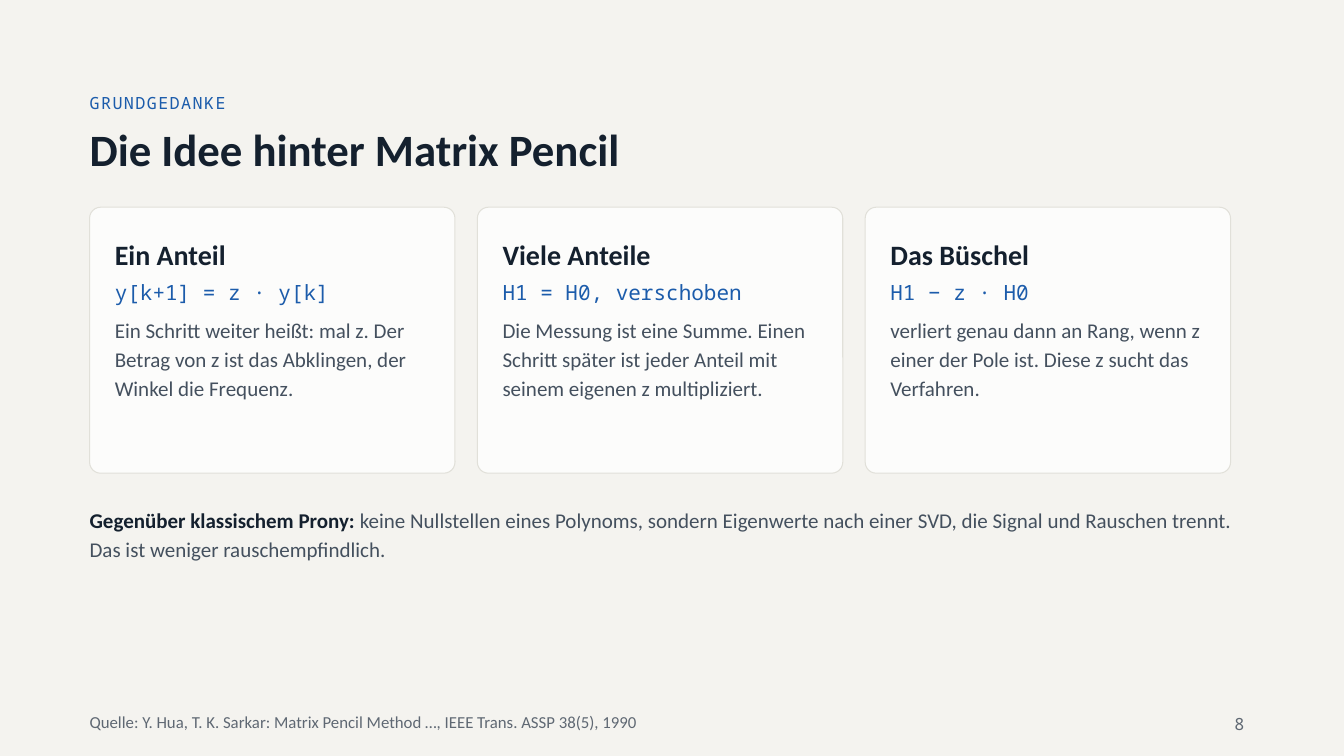
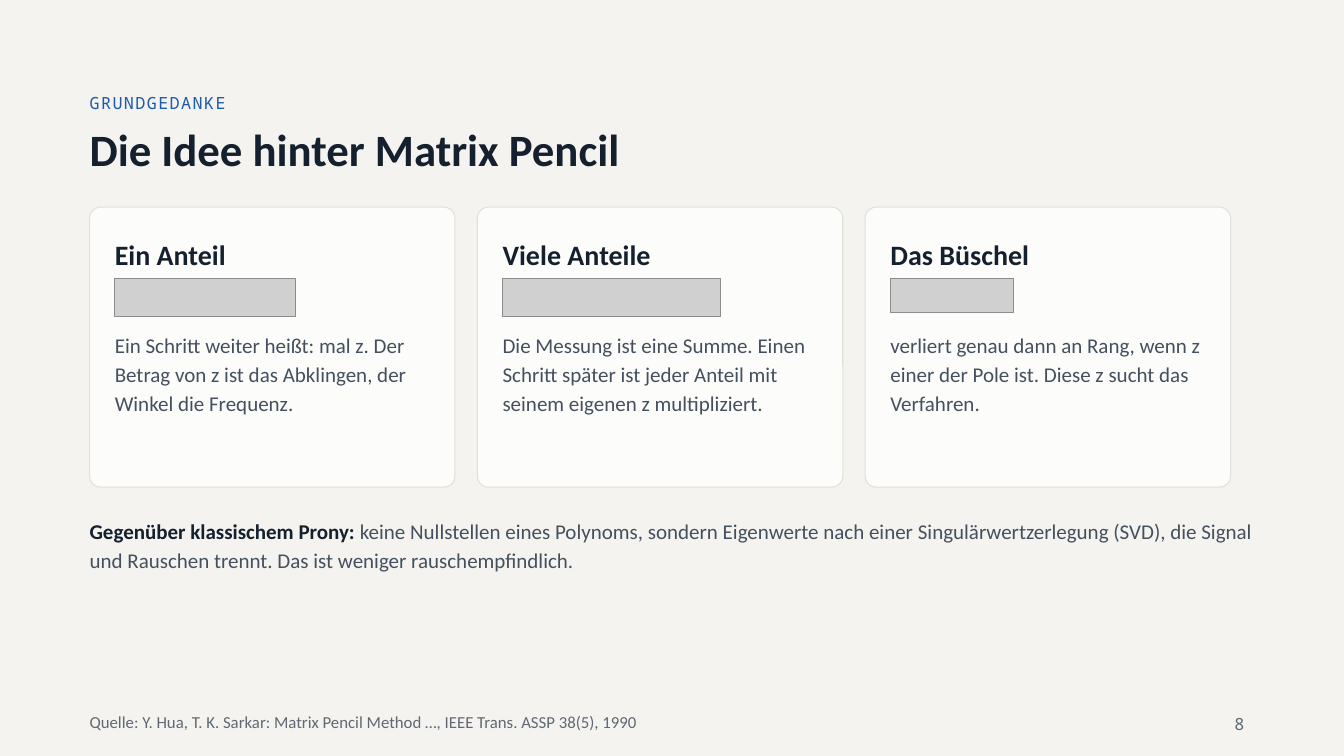
Before and after one commit to relaytoroot/prony_matrix_pencil_filter, a slide deck: slide 8 of docs/praesentation/Ergebnisse_Matrix_Pencil_Arbeitsfassung.pptx. Drawn at 1344x756 pixels with LibreOffice and Linux fonts; fonts in the diff are those of the drawing; grey boxes stand for pictures. Boxes give left, top, right and bottom in pixels: in the first picture for what was removed or moved away, otherwise in the second. Text is boxed around its words. In the diff, an @@ line names an element or a change of style, - is before the commit and + after.

```diff
--- a/docs/praesentation/Ergebnisse_Matrix_Pencil_Arbeitsfassung.pptx
+++ b/docs/praesentation/Ergebnisse_Matrix_Pencil_Arbeitsfassung.pptx
@@ rounded rectangle: place and size @@
-rounded rectangle at <box>90,208,455,474</box>
+rounded rectangle at <box>90,208,455,488</box>
@@ rounded rectangle: place and size @@
-rounded rectangle at <box>478,208,843,474</box>
+rounded rectangle at <box>478,208,843,488</box>
@@ proportions changed in 3 elements at <box>90,208,455,488</box>, <box>478,208,843,488</box>, <box>865,208,1230,488</box> @@
@@ rounded rectangle: place and size @@
-rounded rectangle at <box>865,208,1230,474</box>
+rounded rectangle at <box>865,208,1230,488</box>
@@ text removed at <box>115,284,328,305</box> @@
-y[k+1] = z · y[k]
@@ picture added at <box>115,278,295,317</box> @@
@@ text removed at <box>503,284,742,303</box> @@
-H1 = H0, verschoben
@@ picture added at <box>503,278,722,317</box> @@
@@ text removed at <box>890,285,1029,300</box> @@
-H1 − z · H0
@@ picture added at <box>890,278,1013,313</box> @@
@@ 3 texts: place and size @@
-3 texts at <box>115,323,1200,400</box>
+3 texts at <box>115,338,1200,415</box>
@@ text at <box>90,524,1251,572</box>: text changed @@
-Gegenüber klassischem Prony: keine Nullstellen eines Polynoms, sondern Eigenwerte nach einer SVD, die Signal und Rauschen trennt. Das ist weniger rauschempfindlich.
+Gegenüber klassischem Prony: keine Nullstellen eines Polynoms, sondern Eigenwerte nach einer Singulärwertzerlegung (SVD), die Signal und Rauschen trennt. Das ist weniger rauschempfindlich.
```
Also in this commit, not shown: 7 other slides changed, 2 slides added.
